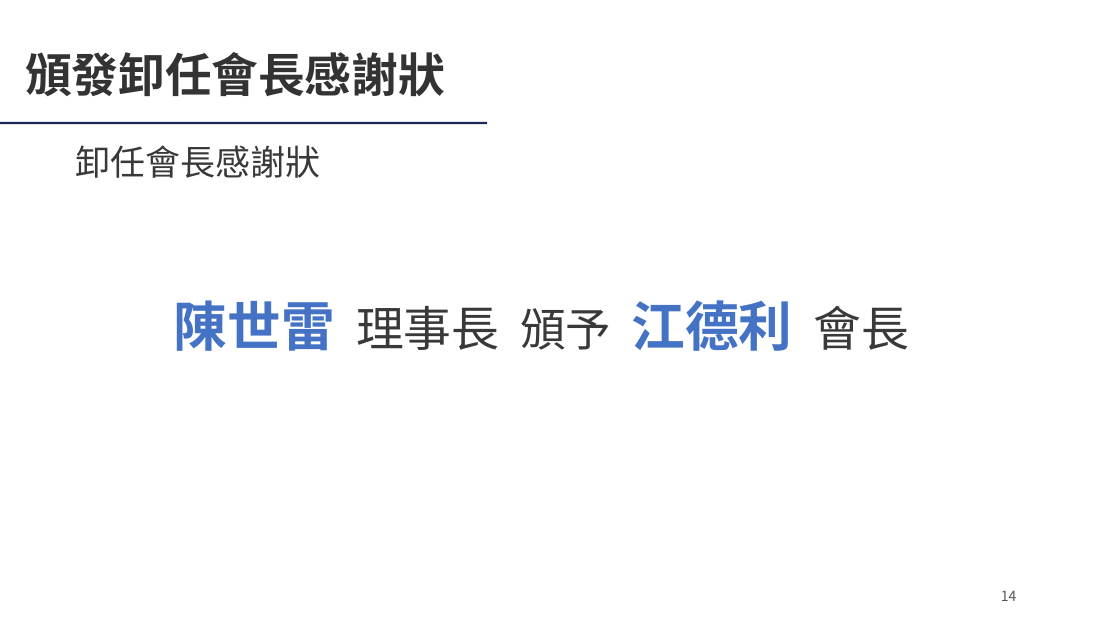
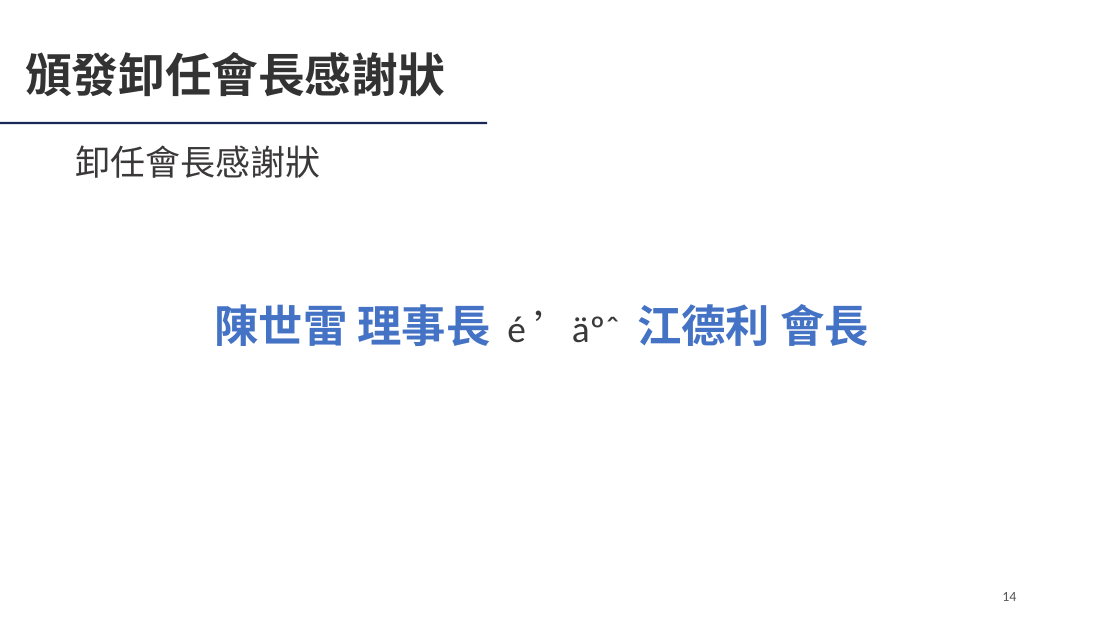
Before and after one commit to Ericliang680928/IAA, a slide deck: slide 14 of 20261204/agm/IAA會員大會簡報_20261204.pptx. Drawn at 1120x630 pixels with LibreOffice and Linux fonts; fonts in the diff are those of the drawing; background and template pictures are left out. Boxes give left, top, right and bottom in pixels: in the first picture for what was removed or moved away, otherwise in the second. Text is boxed around its words. In the diff, an @@ line names an element or a change of style, - is before the commit and + after.

```diff
--- a/20261204/agm/IAA會員大會簡報_20261204.pptx
+++ b/20261204/agm/IAA會員大會簡報_20261204.pptx
@@ text at [214, 304, 869, 346]: text changed; size 46 to 38 pt; font Noto Sans CJK SC to Calibri; text colour #3A3838 to #4472C4; bold on @@
-陳世雷 理事長 頒予 江德利 會長
+陳世雷 理事長 é ’äºˆ 江德利 會長
@@ page number at [1002, 592, 1016, 601]: font Noto Sans CJK SC to Calibri @@
```
Also in this commit, not shown: 36 other slides changed, 1 other file.
